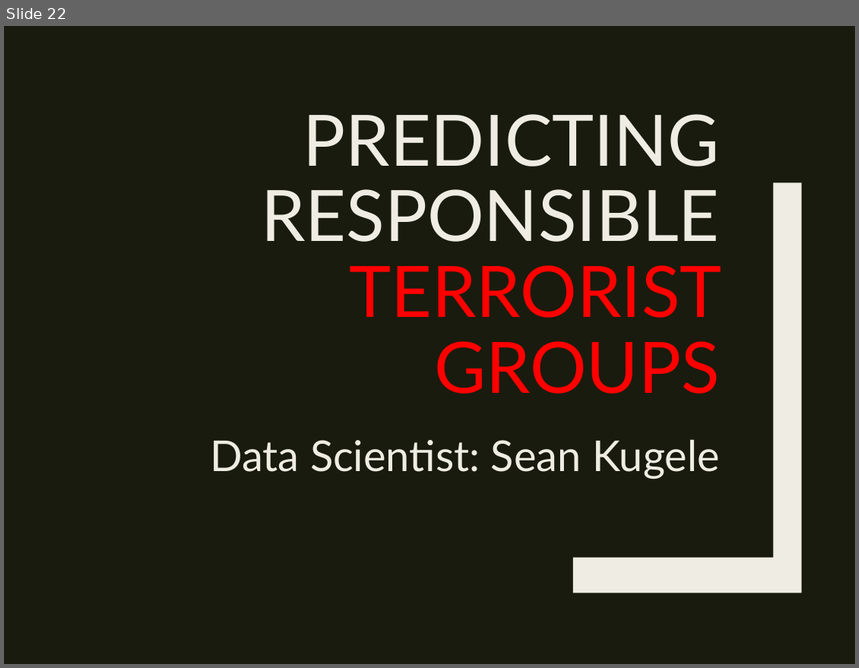
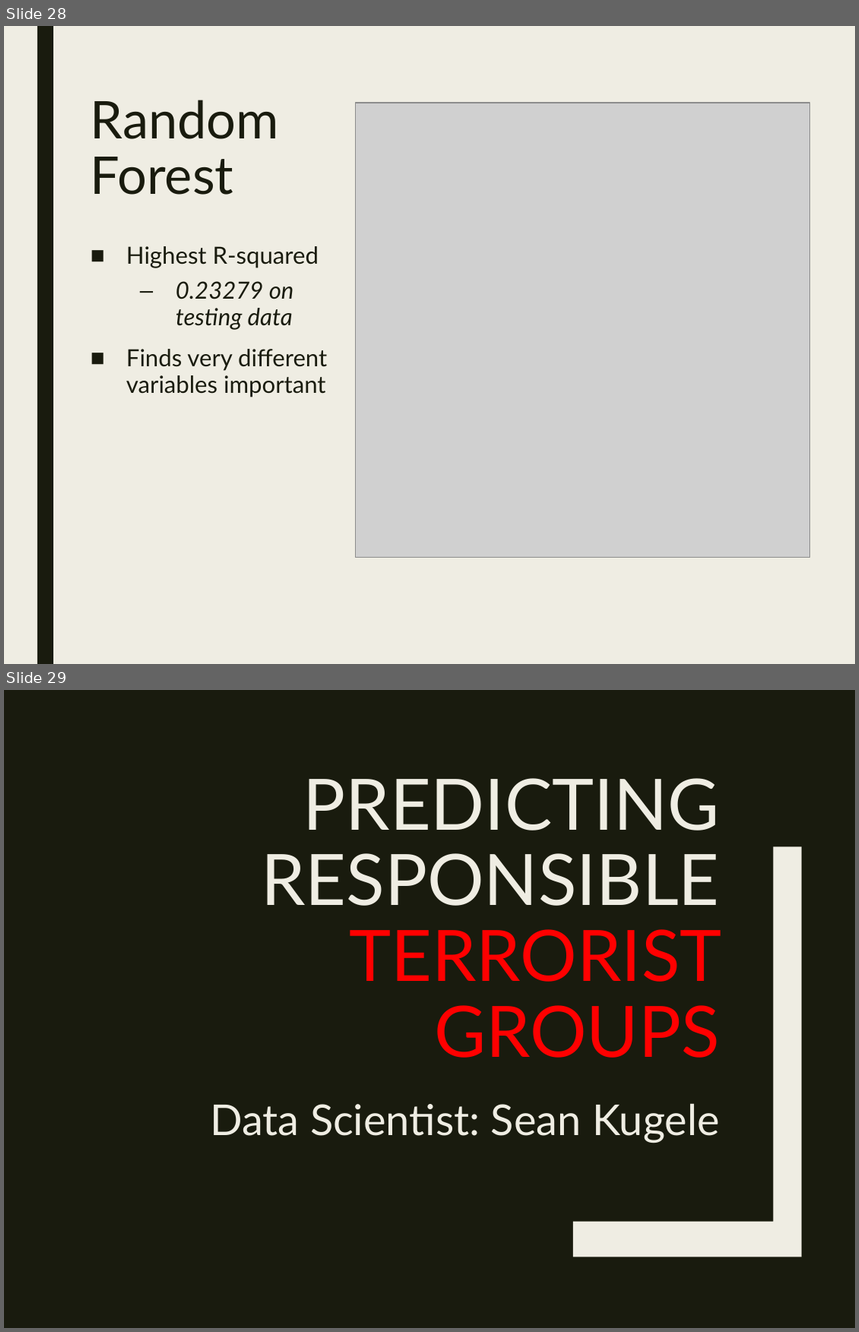
Before and after one commit to stats-learning-fall2019/final-project, a slide deck: presentation/gtdb-final-presentation.pptx. Shown one above the other, each under a label of ours: slide 22 before the commit, slides 28 and 29 after it. The pictures are 859x668 and 859x1332 pixels, drawn with LibreOffice and Linux fonts; fonts in the diff are those of the drawing; grey boxes stand for pictures. Boxes give left, top, right and bottom in pixels: in the first picture for what was removed or moved away, otherwise in the second. Text is boxed around its words. In the diff, an @@ line names an element or a change of style, - is before the commit and + after.

```diff
--- a/presentation/gtdb-final-presentation.pptx
+++ b/presentation/gtdb-final-presentation.pptx
@@ slide 28 added at [4, 26, 855, 664], background #EFEDE3 @@
@@ rectangle added at [37, 26, 53, 664], fill #191B0E @@
@@ title added at [91, 100, 279, 195], 44 pt, text #191B0E @@
+Random Forest
@@ picture added at [356, 103, 811, 558] @@
@@ text added at [126, 246, 327, 398], 20 pt, text #191B0E @@
+■ Highest R-squared
+  – 0.23279 on testing data
+■ Finds very different variables important
@@ what was slide 22 is now slide 29 @@
```
Also in this commit, not shown: 1 slide changed, 6 other slides added, 9 other files.
